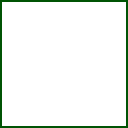
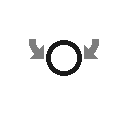
Layer changes from the first 128x128 image to the second:
added layer "Layer 2" above "Layer 1" over [29,39,99,76]
hid "Layer 1" over [0,0,128,128]
